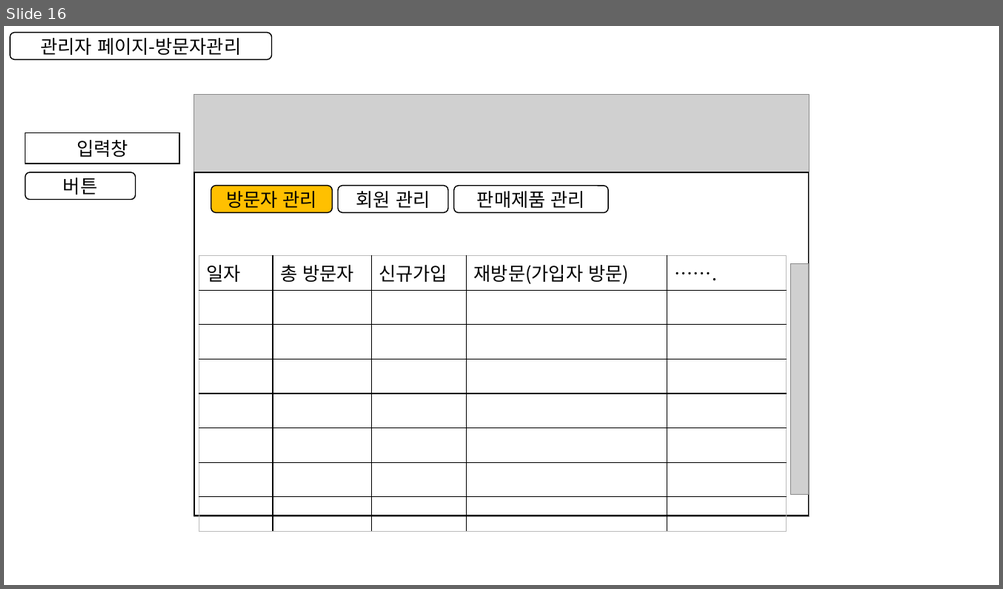
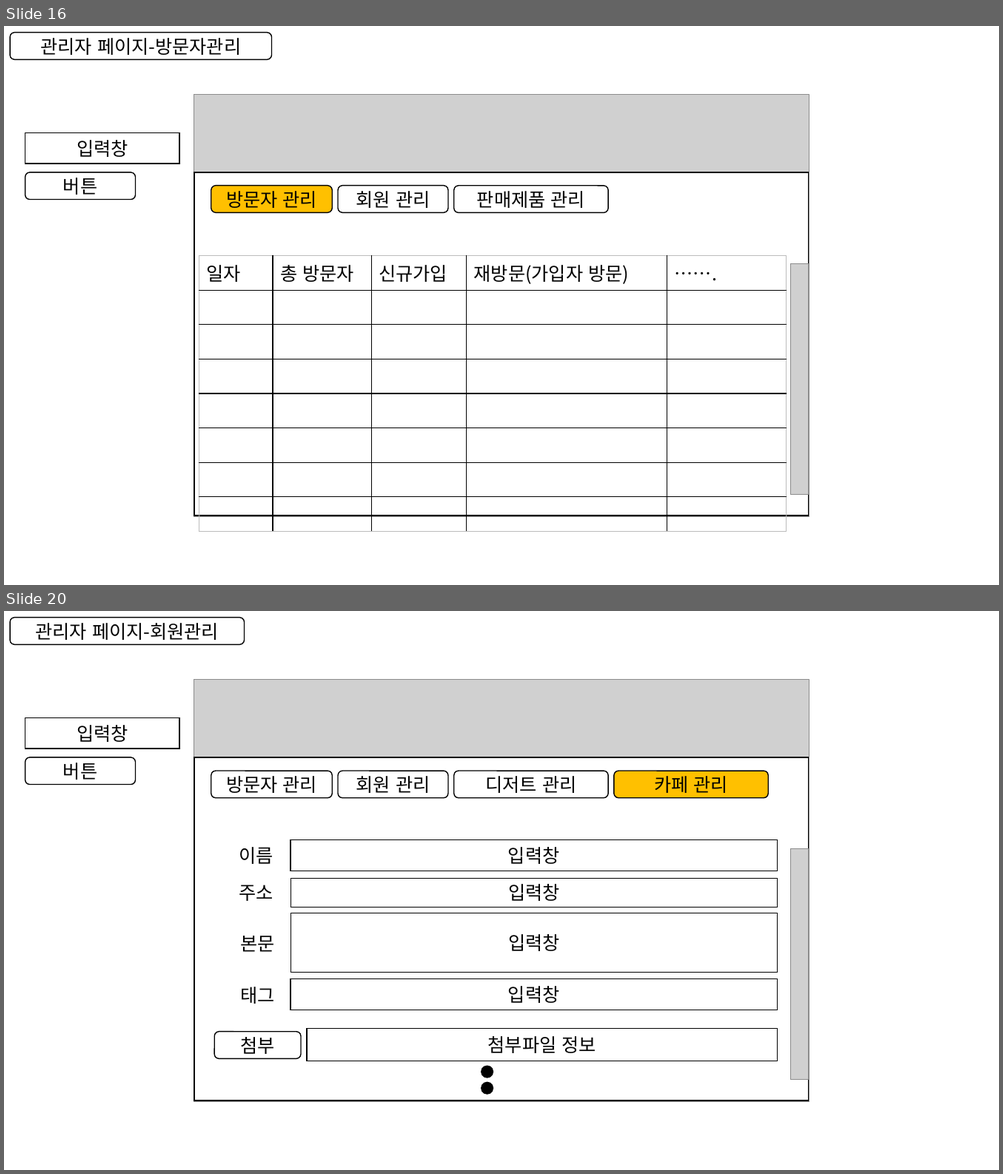
Before and after one commit to Chan242/K_dessert, a slide deck: 2_제안서/기획서/세미프로젝트_웹페이지구조.pptx. Shown one above the other, each under a label of ours: slide 16 before the commit, slides 16 and 20 after it; the slides between them are not shown. The pictures are 1003x589 and 1003x1174 pixels, drawn with LibreOffice and Linux fonts; fonts in the diff are those of the drawing; grey boxes stand for pictures. Boxes give left, top, right and bottom in pixels: in the first picture for what was removed or moved away, otherwise in the second. Text is boxed around its words. In the diff, an @@ line names an element or a change of style, - is before the commit and + after.

Commit message:
관리자페이지 컨텐츠 추가

```diff
--- a/2_제안서/기획서/세미프로젝트_웹페이지구조.pptx
+++ b/2_제안서/기획서/세미프로젝트_웹페이지구조.pptx
@@ slide 20 added at <box>4,611,999,1170</box>, background #FFFFFF @@
@@ rounded rectangle added at <box>10,618,244,644</box>, fill #FFFFFF, outline #000000 1 pt, 18 pt, text #000000 @@
+관리자 페이지-회원관리
@@ picture added at <box>194,679,809,1102</box> @@
@@ rectangle added at <box>25,718,179,749</box>, fill #FFFFFF, outline #000000 1 pt, 18 pt, text #000000 @@
+입력창
@@ rounded rectangle added at <box>25,758,135,784</box>, fill #FFFFFF, outline #000000 1 pt, 18 pt, text #000000 @@
+버튼
@@ rectangle added at <box>194,758,808,1101</box>, fill #FFFFFF, outline #000000 1 pt @@
@@ rounded rectangle added at <box>211,771,333,797</box>, outline #000000 1 pt, 18 pt, text #000000 @@
+방문자 관리
@@ rounded rectangle added at <box>338,771,449,797</box>, outline #000000 1 pt, 18 pt, text #000000 @@
+회원 관리
@@ rounded rectangle added at <box>454,771,609,797</box>, outline #000000 1 pt, 18 pt, text #000000 @@
+디저트 관리
@@ rounded rectangle added at <box>614,771,768,797</box>, fill #FFC000, outline #000000 1 pt, 18 pt, text #000000 @@
+카페 관리
@@ text added at <box>239,847,273,864</box>, 18 pt, text #000000 @@
+이름
@@ rectangle added at <box>290,840,777,871</box>, fill #FFFFFF, outline #000000 1 pt, 18 pt, text #000000 @@
+입력창
@@ picture added at <box>791,849,808,1080</box> @@
@@ text added at <box>239,885,273,901</box>, 18 pt, text #000000 @@
+주소
@@ rectangle added at <box>291,878,777,907</box>, fill #FFFFFF, outline #000000 1 pt, 18 pt, text #000000 @@
+입력창
@@ rectangle added at <box>291,913,777,973</box>, fill #FFFFFF, outline #000000 1 pt, 18 pt, text #000000 @@
+입력창
@@ text added at <box>240,936,274,952</box>, 18 pt, text #000000 @@
+본문
@@ text added at <box>240,987,274,1004</box>, 18 pt, text #000000 @@
+태그
@@ rectangle added at <box>290,980,777,1011</box>, fill #FFFFFF, outline #000000 1 pt, 18 pt, text #000000 @@
+입력창
@@ rounded rectangle added at <box>214,1032,301,1059</box>, fill #FFFFFF, outline #000000 1 pt, 18 pt, text #000000 @@
+첨부
@@ rectangle added at <box>307,1029,777,1062</box>, fill #FFFFFF, outline #000000 1 pt, 18 pt, text #000000 @@
+첨부파일 정보
@@ ellipse added at <box>481,1066,493,1078</box>, fill #000000, outline #000000 1 pt @@
@@ ellipse added at <box>481,1082,493,1094</box>, fill #000000, outline #000000 1 pt @@
```
Also in this commit, not shown: 2 slides changed, 1 other slide added, 1 other file.
